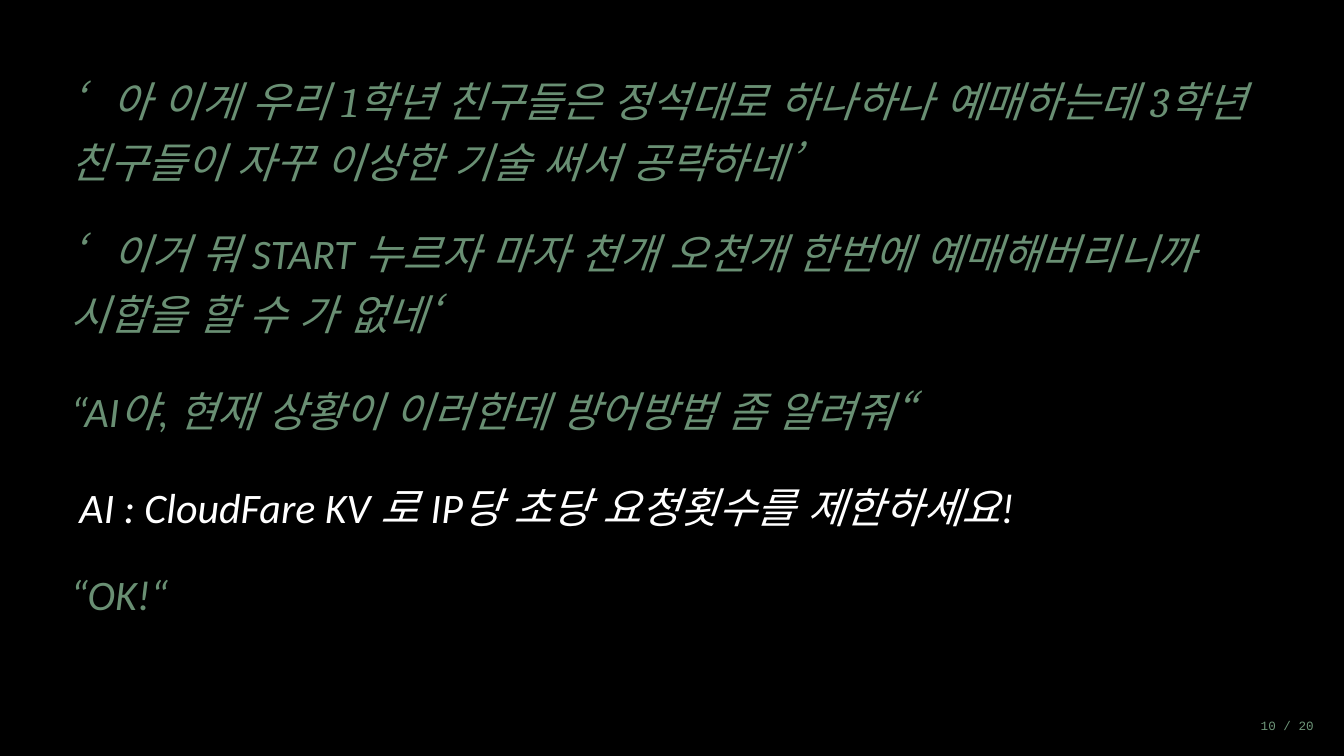
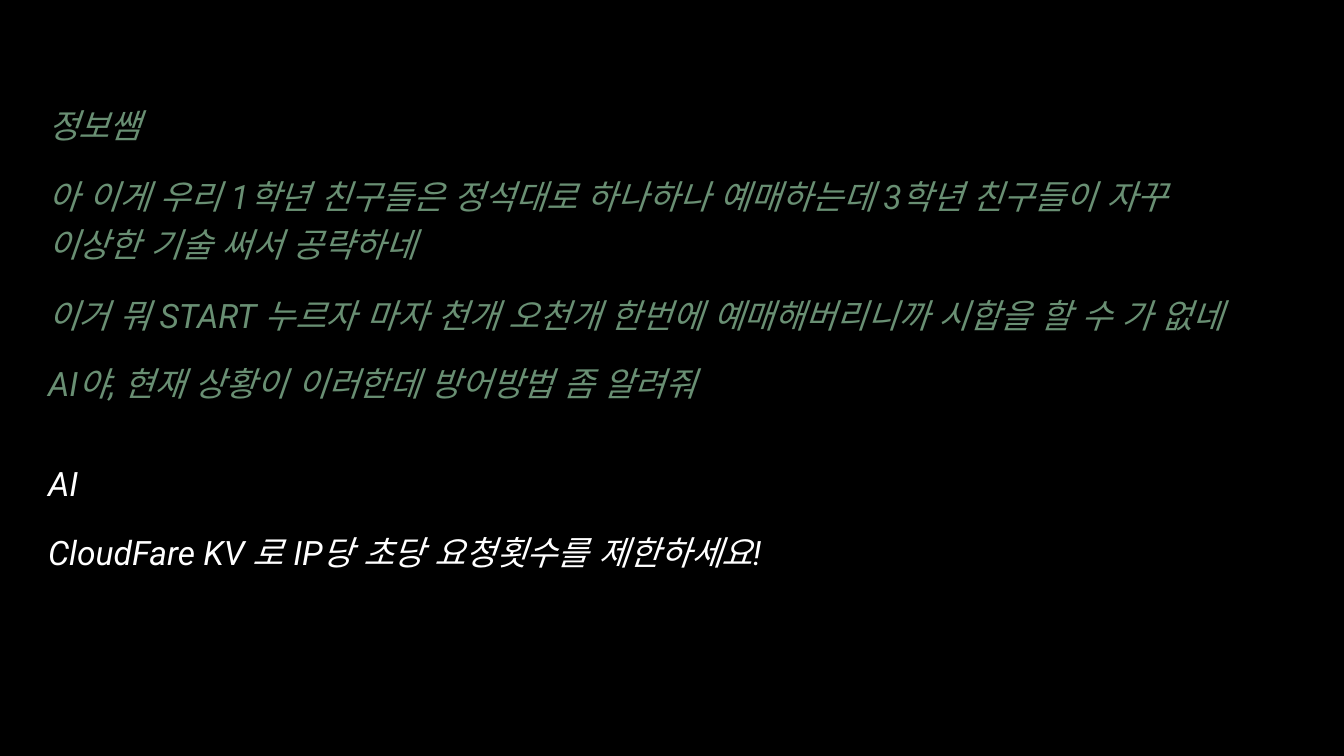
Before and after one commit to shk-cell/Macro_Classroom, a slide deck: slide 21 of AI기반 바이브코딩 시대의 교사역할과 교수학습설계.pptx. Drawn at 1344x756 pixels with LibreOffice and Linux fonts; fonts in the diff are those of the drawing. Boxes give left, top, right and bottom in pixels: in the first picture for what was removed or moved away, otherwise in the second. Text is boxed around its words. In the diff, an @@ line names an element or a change of style, - is before the commit and + after.

```diff
--- a/AI기반 바이브코딩 시대의 교사역할과 교수학습설계.pptx
+++ b/AI기반 바이브코딩 시대의 교사역할과 교수학습설계.pptx
@@ text added at [48, 110, 141, 141], 24 pt, text #698F73, italic @@
+정보쌤
@@ text at [48, 181, 1168, 260]: text changed; size 30 to 24 pt; font Cambria to Roboto @@
-‘아 이게 우리 1학년 친구들은 정석대로 하나하나 예매하는데 3학년 친구들이 자꾸 이상한 기술 써서 공략하네’
+아 이게 우리 1학년 친구들은 정석대로 하나하나 예매하는데 3학년 친구들이 자꾸 이상한 기술 써서 공략하네
@@ text at [48, 300, 1224, 331]: text changed; size 30 to 24 pt; font Calibri to Roboto @@
-‘이거 뭐 START 누르자 마자 천개 오천개 한번에 예매해버리니까 시합을 할 수 가 없네‘
+이거 뭐 START 누르자 마자 천개 오천개 한번에 예매해버리니까 시합을 할 수 가 없네
@@ text at [124, 368, 697, 399]: text changed; size 30 to 24 pt; font Calibri to Roboto @@
-“AI야, 현재 상황이 이러한데 방어방법 좀 알려줘“
+AI야, 현재 상황이 이러한데 방어방법 좀 알려줘
@@ text added at [48, 472, 78, 496], 24 pt, text #FFFFFF, italic @@
+AI
@@ text at [48, 537, 753, 568]: text changed; size 30 to 24 pt; font Calibri to Roboto @@
-AI : CloudFare KV 로 IP당 초당 요청횟수를 제한하세요!
+CloudFare KV 로 IP당 초당 요청횟수를 제한하세요!
@@ text removed at [71, 580, 169, 610] @@
-“OK!“
@@ text removed at [1261, 721, 1314, 730] @@
-10 / 20
```
Also in this commit, not shown: 29 other slides changed, 2 slides added, 2 slides removed.
